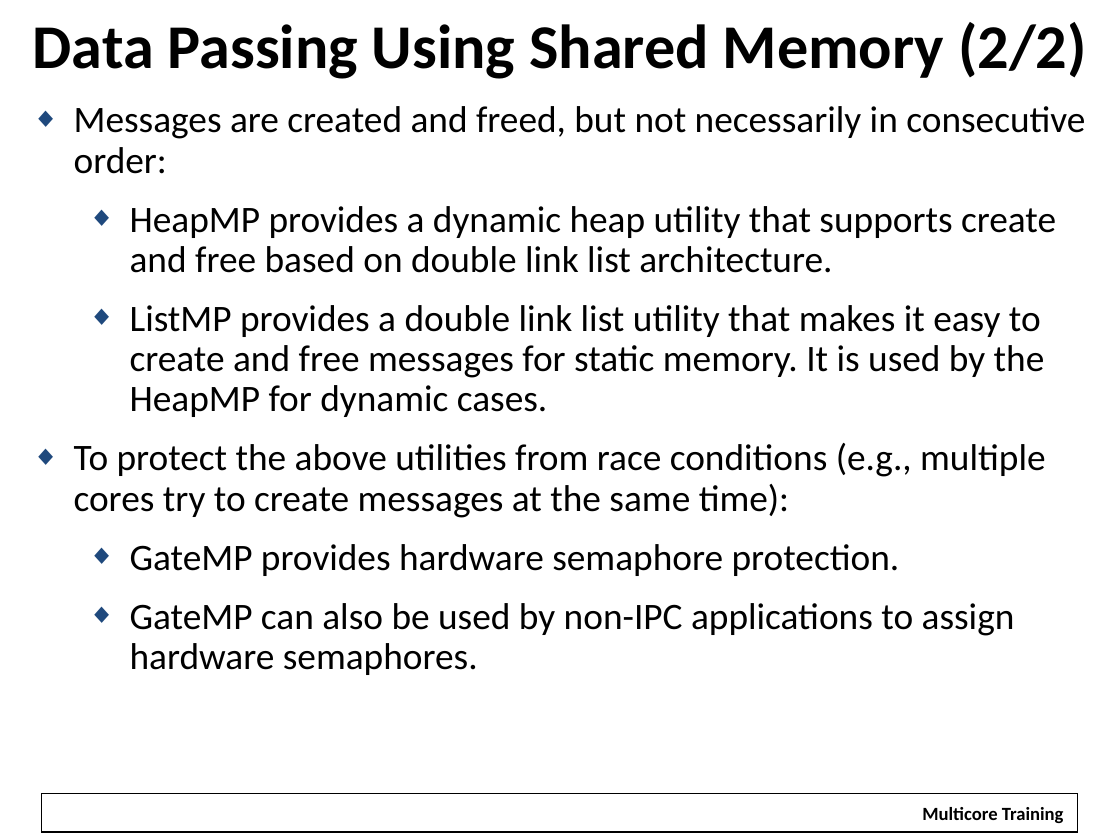
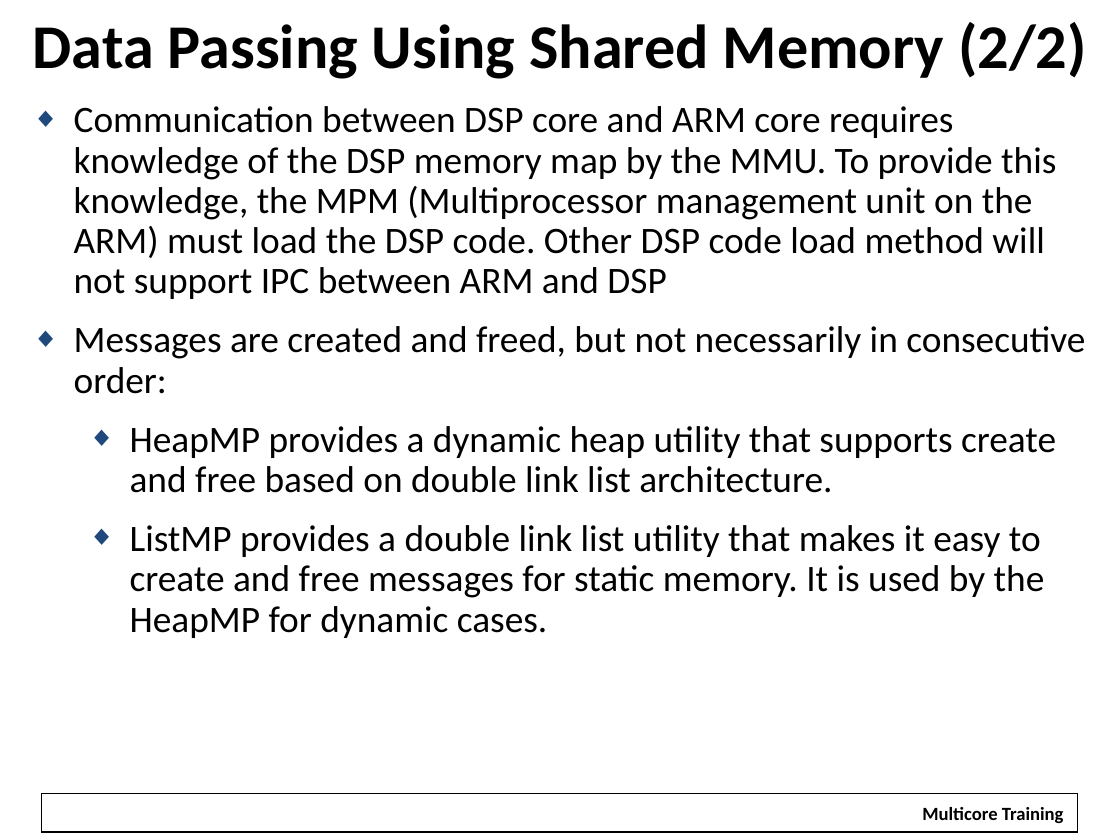
Before and after one commit to hari1989/keystone-workshop, a slide deck: slide 16 of preliminary/Working/presentations/KeyStoneII_ IPC.pptx (slide 17 before the commit). Drawn at 1120x840 pixels with LibreOffice and Linux fonts; fonts in the diff are those of the drawing; background and template pictures are left out. Boxes give left, top, right and bottom in pixels: in the first picture for what was removed or moved away, otherwise in the second. Text is boxed around its words. In the diff, an @@ line names an element or a change of style, - is before the commit and + after.

```diff
--- a/preliminary/Working/presentations/KeyStoneII_ IPC.pptx
+++ b/preliminary/Working/presentations/KeyStoneII_ IPC.pptx
@@ text at bbox=[74, 106, 1056, 299]: paragraph added @@
+◆ Communication between DSP core and ARM core requires knowledge of the DSP memory map by the MMU. To provide this knowledge, the MPM (Multiprocessor management unit on the ARM) must load the DSP code. Other DSP code load method will not support IPC between ARM and DSP
@@ text at bbox=[74, 443, 1045, 675]: paragraphs removed @@
-◆ To protect the above utilities from race conditions (e.g., multiple cores try to create messages at the same time):
-  ◆ GateMP provides hardware semaphore protection.
-  ◆ GateMP can also be used by non-IPC applications to assign hardware semaphores.
```
Also in this commit, not shown: 15 other slides changed, 7 slides removed.
